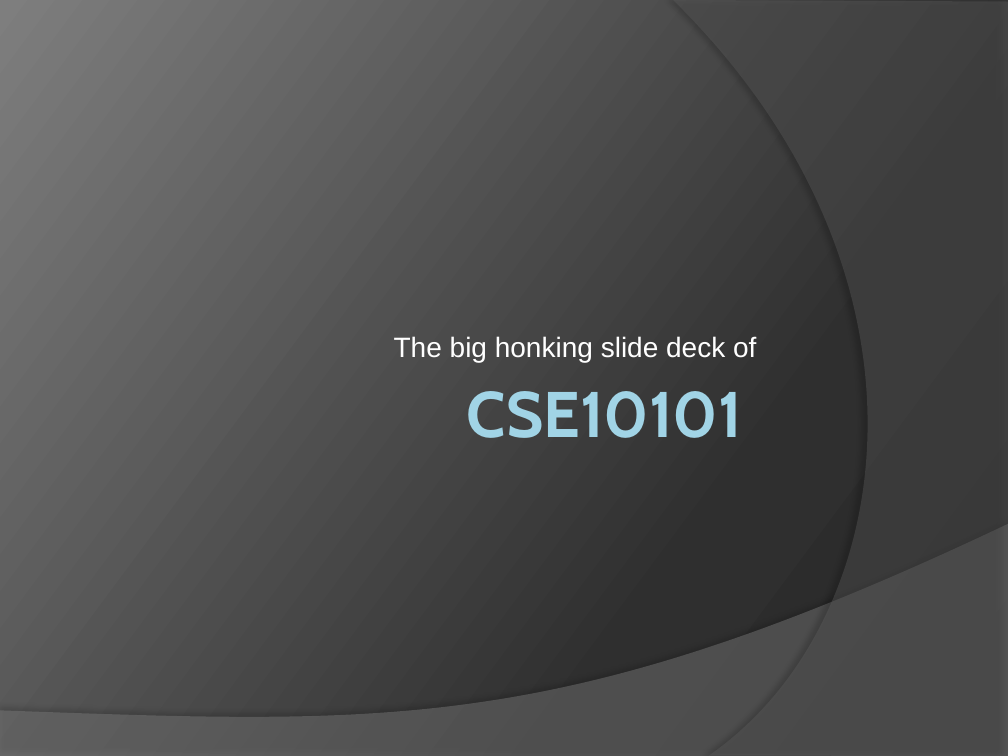
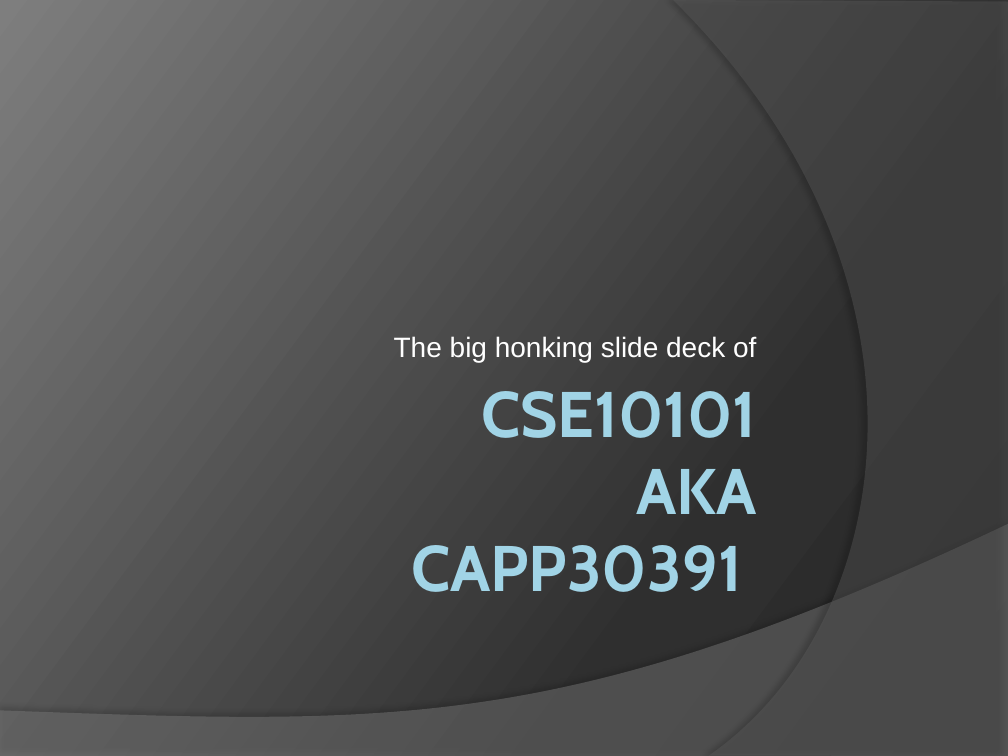
Before and after one commit to patrick-flynn/CSE10101, a slide deck: slide 1 of CSE10101.pptx. Drawn at 1008x756 pixels with LibreOffice and Linux fonts; fonts in the diff are those of the drawing. Boxes give left, top, right and bottom in pixels: in the first picture for what was removed or moved away, otherwise in the second. Text is boxed around its words. In the diff, an @@ line names an element or a change of style, - is before the commit and + after.

```diff
--- a/CSE10101.pptx
+++ b/CSE10101.pptx
@@ title at [411,391,756,592]: text changed @@
-CSE10101
+CSE10101
+AKA
+CAPP30391
```
Also in this commit, not shown: 1 other slide changed, 1 other file.
